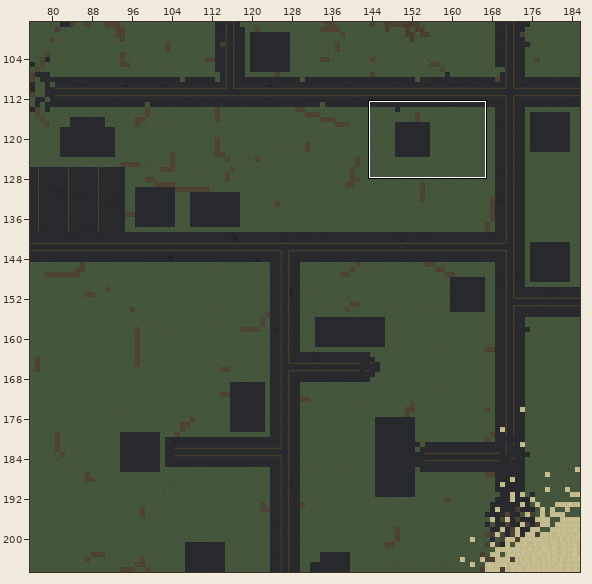
Tiled map: data/world/summer_island/map.tmx. Above: a wide view before the commit, with the close-up outlined.
Close-up. Before the commit:
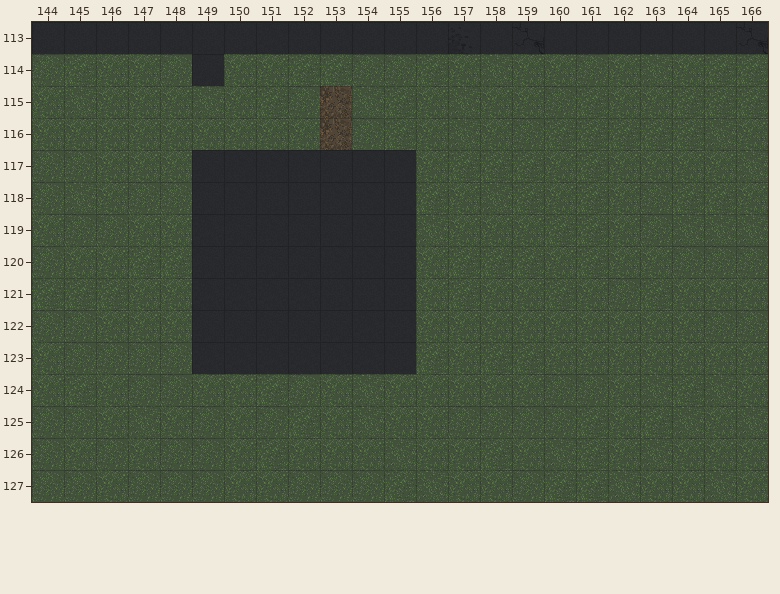
Cells are 32x32 px. Shown: x 144..166, y 113..127. The commit also changed other parts of the map, which this record leaves out.
Once edited:
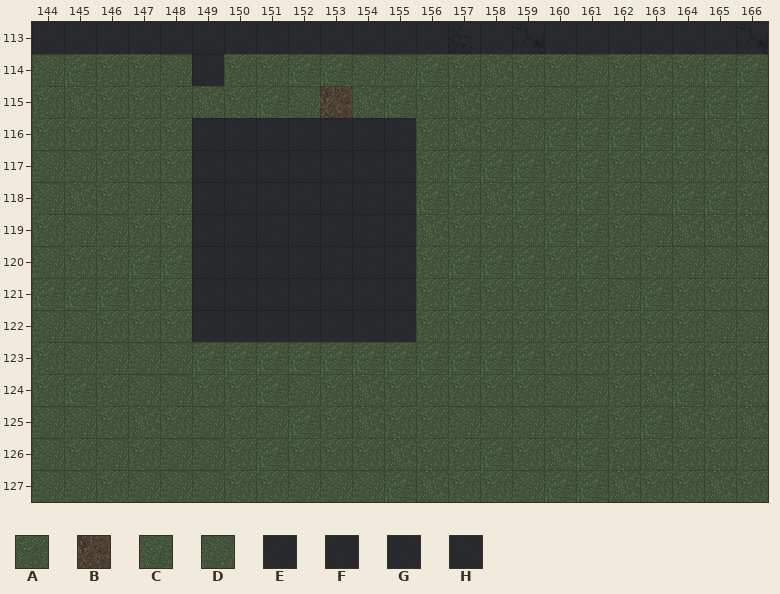
Key: from "Ground_as_tiles": A 191, B 199, C 235, D 236, E 460, F 461, G 505, H 506.
_ is an empty cell, . an unchanged one.
Change:
--- layer "ground"
@@ x 149..155 @@
-116 AAAABDC
+116 EEEEEEF
@@ x 149..157 @@
-123 GGGGGGH.A
+123 CCCCCCC.C
